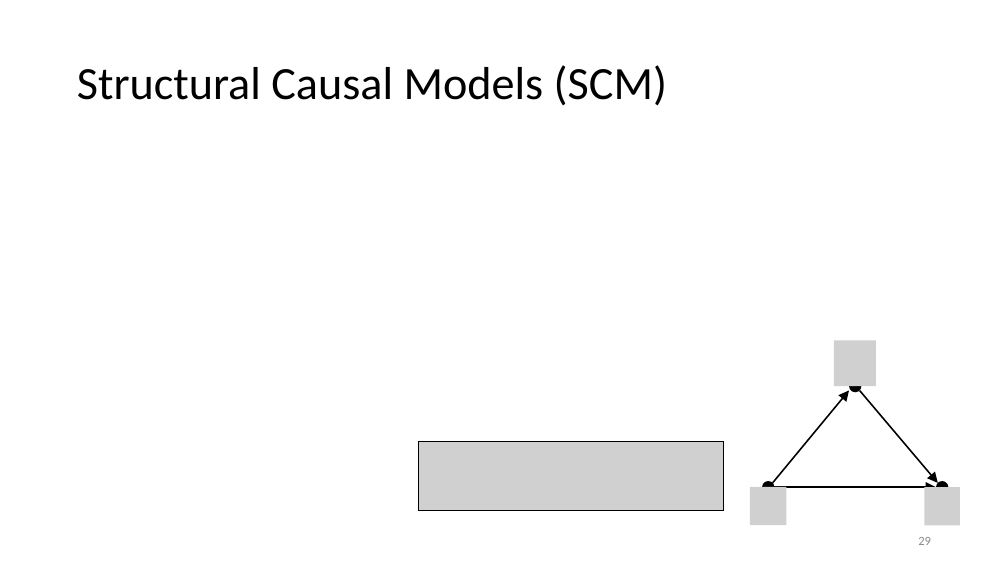
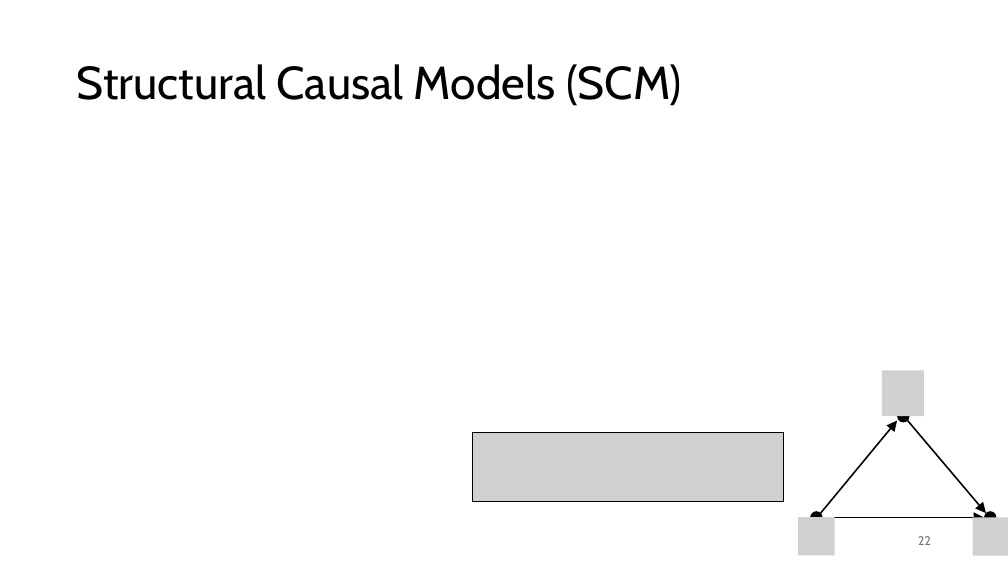
Before and after one commit to FelixWick/data_science, a slide deck: slide 22 of slides/10_causality.pptx (slide 29 before the commit). Drawn at 1008x567 pixels with LibreOffice and Linux fonts; fonts in the diff are those of the drawing; grey boxes stand for pictures. Boxes give left, top, right and bottom in pixels: in the first picture for what was removed or moved away, otherwise in the second. Text is boxed around its words. In the diff, an @@ line names an element or a change of style, - is before the commit and + after.

Commit message:
cleaned up causality

```diff
--- a/slides/10_causality.pptx
+++ b/slides/10_causality.pptx
@@ title "Structural Causal Models (SCM)" at bbox=[77, 64, 682, 106]: font Calibri to Cabin @@
@@ 3 ellipses, 2 pictures, 1 arrow: place and size @@
-3 ellipses, 2 pictures, 1 arrow at bbox=[750, 340, 948, 526]
+3 ellipses, 2 pictures, 1 arrow at bbox=[799, 371, 997, 556]
@@ picture: place and size @@
-picture at bbox=[418, 442, 724, 511]
+picture at bbox=[473, 433, 784, 501]
@@ arrow moved from (860, 391) - (938, 483) to (898, 420) - (821, 513) @@
@@ arrow (898, 420) - (821, 513): arrowheads changed @@
@@ arrow moved from (849, 391) - (773, 483) to (908, 420) - (986, 513) @@
@@ arrow (908, 420) - (986, 513): arrowheads changed @@
@@ page number at bbox=[918, 536, 931, 545]: text changed; font Calibri to Cabin; text colour #8C8C8C to #797979 @@
-29
+22
@@ picture: place and size @@
-picture at bbox=[925, 488, 960, 526]
+picture at bbox=[972, 517, 1008, 556]
```
Also in this commit, not shown: 22 other slides changed, 14 slides removed, 1 other file.
